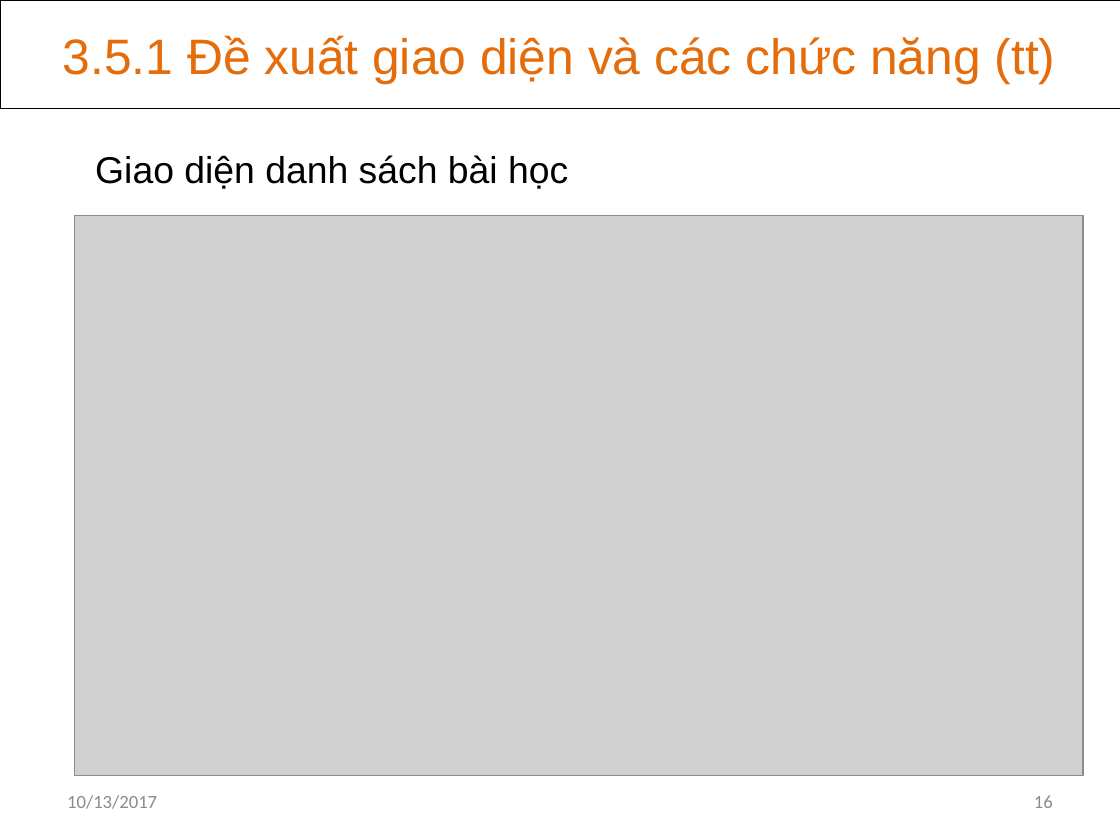
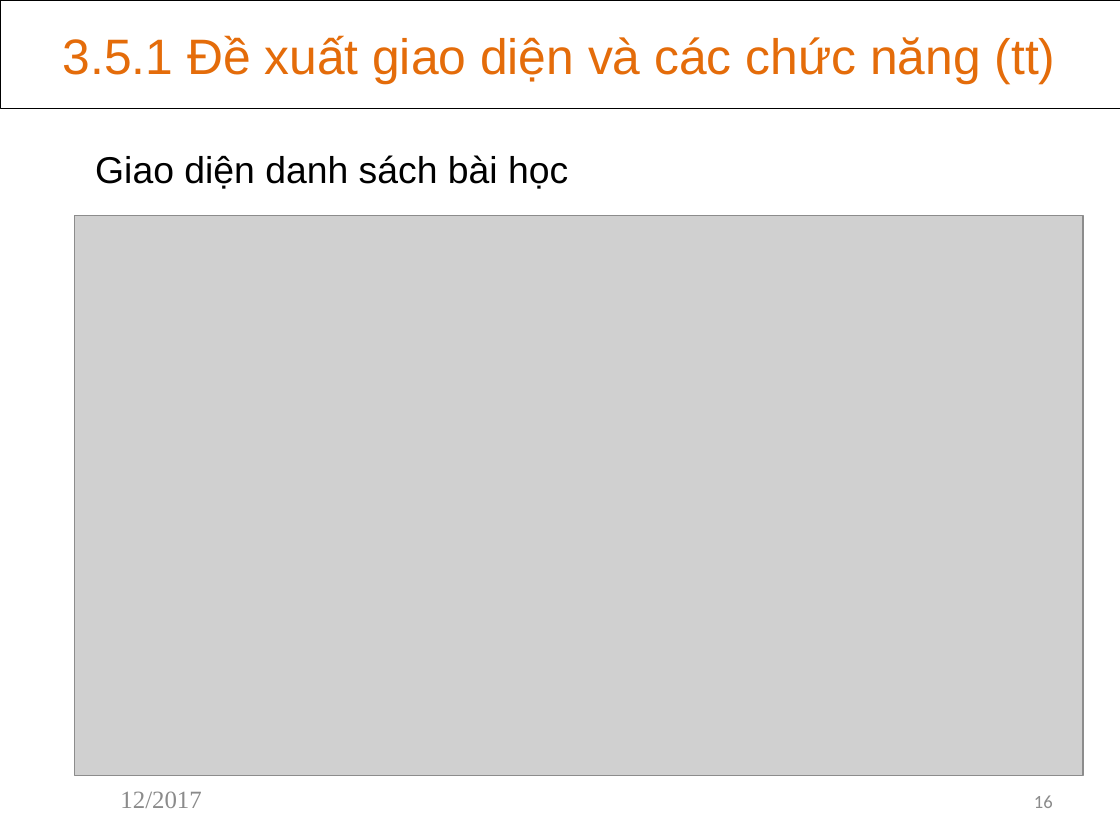
Before and after one commit to khanhvinhit/Do-An, a slide deck: slide 16 of THESIS/DACN_UD_Hoc_KHo_CTK37_BaoCao_D3.pptx. Drawn at 1120x840 pixels with LibreOffice and Linux fonts; fonts in the diff are those of the drawing; grey boxes stand for pictures. Boxes give left, top, right and bottom in pixels: in the first picture for what was removed or moved away, otherwise in the second. Text is boxed around its words. In the diff, an @@ line names an element or a change of style, - is before the commit and + after.

```diff
--- a/THESIS/DACN_UD_Hoc_KHo_CTK37_BaoCao_D3.pptx
+++ b/THESIS/DACN_UD_Hoc_KHo_CTK37_BaoCao_D3.pptx
@@ text at box(120, 791, 201, 808): text changed; size 12 to 16 pt; font Calibri to Times New Roman @@
-10/13/2017
+12/2017
```
Also in this commit, not shown: 28 other slides changed.
